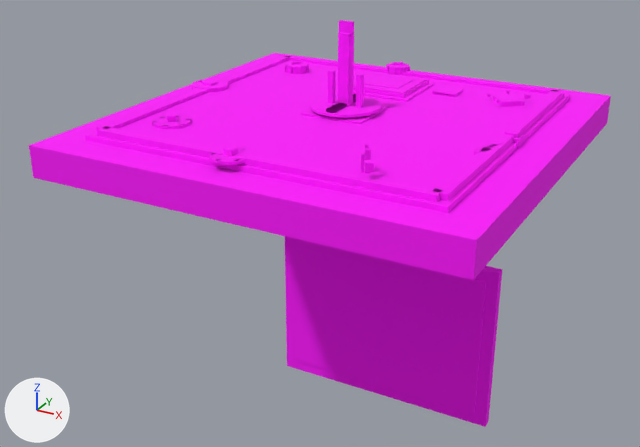
Renders of the Blender file blends/props/observatory_platform.blend from each side of a commit.
The view is the same before and after, from a 50 mm lens placed at (5.47, -10.68, 3.65), pointed at (-0.39, -0.01, -1.69). Every picture has the same lights, and +X, +Y and +Z are marked at lower left. The older version comes first.

In view in the first picture: 'AzimuthKnob', 'Crank', 'ElevationKnob', 'FlowGauge', 'FocusRing', 'InscribeLever', 'InscriptionPlate', 'Mold', 'Platform', 'ResetButton', 'SigilSelector', 'TelescopeMount', 'ValveA', 'ValveB', 'VoidWindow'.
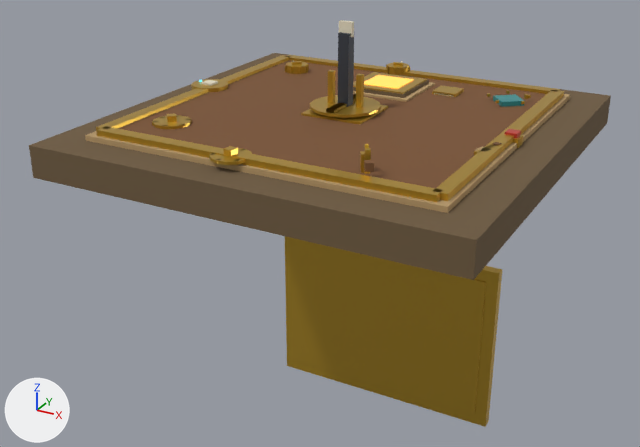
What differs and where, as boxes [x1, y1, x2, y2] in the pictures (640 x 447 px):
'Platform', surface changed (pink to brown)
    both: [29, 53, 611, 280]
'VoidWindow', surface changed (purple to brown)
    both: [285, 236, 502, 427]
'TelescopeMount', surface changed (darker)
    both: [301, 20, 388, 124]
'Mold', surface changed (pink to brown)
    both: [353, 72, 435, 102]
'ValveA', surface changed (pink to brown)
    both: [152, 113, 192, 129]
'ValveB', surface changed (pink to brown)
    both: [209, 146, 252, 165]
'InscriptionPlate', surface changed (pink to yellow)
    both: [364, 75, 414, 89]
'FocusRing', surface changed (pink to brown)
    both: [191, 79, 228, 92]
'SigilSelector', surface changed (pink to cyan)
    both: [487, 90, 531, 107]
'Crank', surface changed (pink to brown)
    both: [360, 144, 374, 174]
'ElevationKnob', recoloured, surface changed (pink to brown)
    both: [285, 60, 309, 74]
'FlowGauge', surface changed (pink to brown)
    both: [432, 85, 464, 97]
'AzimuthKnob', recoloured, surface changed (pink to brown)
    both: [386, 61, 410, 75]
'ResetButton', surface changed (darker)
    both: [505, 129, 523, 149]
'InscribeLever', surface changed
    both: [474, 142, 502, 155]
part 8 of me_azimuthknob, recoloured (darker)
    both: [386, 62, 410, 75]
part 10 of me_elevationknob, recoloured (darker)
    both: [285, 61, 309, 74]

Diff of the bpy script that builds the scene:
```diff
--- a/blends/props/observatory_platform.blend.py
+++ b/blends/props/observatory_platform.blend.py
@@ me_platform @@
 me_platform.from_pydata(...)  # 56 vertices, 42 faces; spans x -3.0..3.0, y -3.0..3.0, z -0.44..0.15
+# me_platform part 1: texture (UV) coordinates changed
 me_platform.materials.append(mat_palette)
@@ me_voidwindow @@
 me_voidwindow.from_pydata(...)  # 24 vertices, 18 faces; spans x -1.95..1.95, y 1.5..1.7, z -5.53..-2.63
+# me_voidwindow part 2: texture (UV) coordinates changed
 me_voidwindow.materials.append(mat_palette_001)
@@ me_telescopemount @@
 me_telescopemount.from_pydata(...)  # 88 vertices, 60 faces; spans x -0.5..0.5, y -0.5..0.5, z -0.01..1.35
+# me_telescopemount part 3: texture (UV) coordinates changed
 me_telescopemount.materials.append(mat_palette_002)
@@ me_mold @@
 me_mold.from_pydata(...)  # 24 vertices, 18 faces; spans x -0.55..0.55, y -0.55..0.55, z -0.01..0.2
+# me_mold part 4: texture (UV) coordinates changed
 me_mold.materials.append(mat_palette_003)
@@ me_inscriptionplate @@
 me_inscriptionplate.from_pydata(...)  # 16 vertices, 12 faces; spans x -0.425..0.425, y -0.425..0.425, z -0.03..0.05
+# me_inscriptionplate part 5: texture (UV) coordinates changed
 me_inscriptionplate.materials.append(mat_palette_004)
@@ me_flowgauge @@
 me_flowgauge.from_pydata(...)  # 24 vertices, 18 faces; spans x -0.18..0.18, y -0.03..0.03, z -0.18..0.18
 # used by ob_flowgauge; location = (0.9, 1.6, 0.12); rotation_euler = (1.571, 0.0, 0.0), in degrees (90, 0, 0)
+# me_flowgauge part 6: texture (UV) coordinates changed
 me_flowgauge.materials.append(mat_palette_005)
@@ me_sigilselector @@
 me_sigilselector.from_pydata(...)  # 56 vertices, 42 faces; spans x -0.263..0.32, y -0.305..0.305, z -0.05..0.09
 # used by ob_sigilselector; location = (1.86, 1.52, 0.12); rotation_euler = (0.0, 0.0, -5.6), in degrees (0, 0, -321)
+# me_sigilselector part 7: texture (UV) coordinates changed
 me_sigilselector.materials.append(mat_palette_006)
@@ me_azimuthknob @@
 me_azimuthknob.from_pydata(...)  # 104 vertices, 74 faces; spans x -0.2..0.2, y -0.2..0.2, z -0.1..0.14
 # used by ob_azimuthknob; location = (-0.27, 2.38, 0.12); rotation_euler = (0.0, 0.0, -4.6), in degrees (0, 0, -264)
+# me_azimuthknob part 8: 68 of the faces centred in x -0.2..0.2, y -0.2..0.2, z -0.1..0.14 switch from no material to mat_palette_007
+# me_azimuthknob part 9: texture (UV) coordinates changed
@@ me_elevationknob @@
 me_elevationknob.from_pydata(...)  # 104 vertices, 74 faces; spans x -0.2..0.2, y -0.2..0.2, z -0.1..0.14
 # used by ob_elevationknob; location = (-1.74, 1.65, 0.12); rotation_euler = (0.0, 0.0, -3.9), in degrees (0, 0, -223)
+# me_elevationknob part 10: 68 of the faces centred in x -0.2..0.2, y -0.2..0.2, z -0.1..0.14 switch from no material to mat_palette_008
+# me_elevationknob part 11: texture (UV) coordinates changed
@@ me_focusring @@
 me_focusring.from_pydata(...)  # 48 vertices, 30 faces; spans x -0.28..0.28, y -0.28..0.28, z -0.04..0.075
 # used by ob_focusring; location = (-2.4, 0.14, 0.12); rotation_euler = (0.0, 0.0, -3.2), in degrees (0, 0, -183)
+# me_focusring part 12: texture (UV) coordinates changed
 me_focusring.materials.append(mat_palette_009)
@@ me_valvea @@
 me_valvea.from_pydata(...)  # 88 vertices, 62 faces; spans x -0.26..0.26, y -0.26..0.26, z -0.1..0.1
 # used by ob_valvea; location = (-1.77, -1.62, 0.12); rotation_euler = (0.0, 0.0, -2.4), in degrees (0, 0, -138)
+# me_valvea part 13: texture (UV) coordinates changed
 me_valvea.materials.append(mat_palette_010)
@@ me_valveb @@
 me_valveb.from_pydata(...)  # 88 vertices, 62 faces; spans x -0.26..0.26, y -0.26..0.26, z -0.1..0.1
 # used by ob_valveb; location = (-0.31, -2.38, 0.12); rotation_euler = (0.0, 0.0, -1.7), in degrees (0, 0, -97)
+# me_valveb part 14: texture (UV) coordinates changed
 me_valveb.materials.append(mat_palette_011)
@@ me_crank @@
 me_crank.from_pydata(...)  # 32 vertices, 24 faces; spans x -0.05..0.43, y -0.05..0.05, z -0.2..0.34
 # used by ob_crank; location = (1.3, -2.02, 0.12); rotation_euler = (0.0, 0.0, -1.0), in degrees (0, 0, -57)
+# me_crank part 15: texture (UV) coordinates changed
 me_crank.materials.append(mat_palette_012)
@@ me_inscribelever @@
 me_inscribelever.from_pydata(...)  # 24 vertices, 18 faces; spans x -0.07..0.07, y -0.2..0.26, z -0.07..0.04
 # used by ob_inscribelever; location = (2.29, -0.71, 0.12); rotation_euler = (0.0, 0.0, -0.3), in degrees (0, 0, -17)
+# me_inscribelever part 16: texture (UV) coordinates changed
 me_inscribelever.materials.append(mat_palette_013)
@@ me_resetbutton @@
 me_resetbutton.from_pydata(...)  # 16 vertices, 12 faces; spans x -0.11..0.11, y -0.11..0.11, z -0.06..0.12
+# me_resetbutton part 17: texture (UV) coordinates changed
 me_resetbutton.materials.append(mat_palette_014)
```
